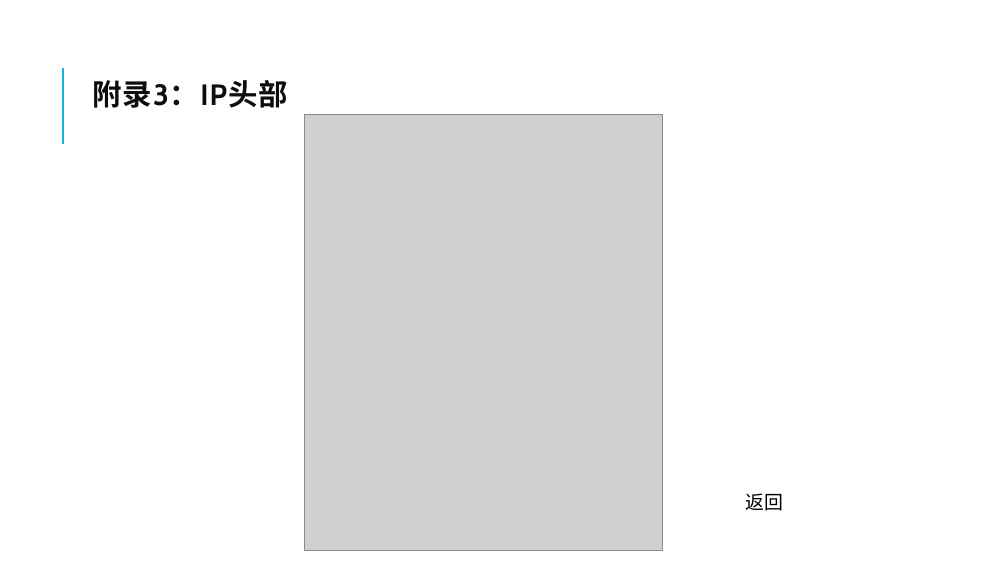
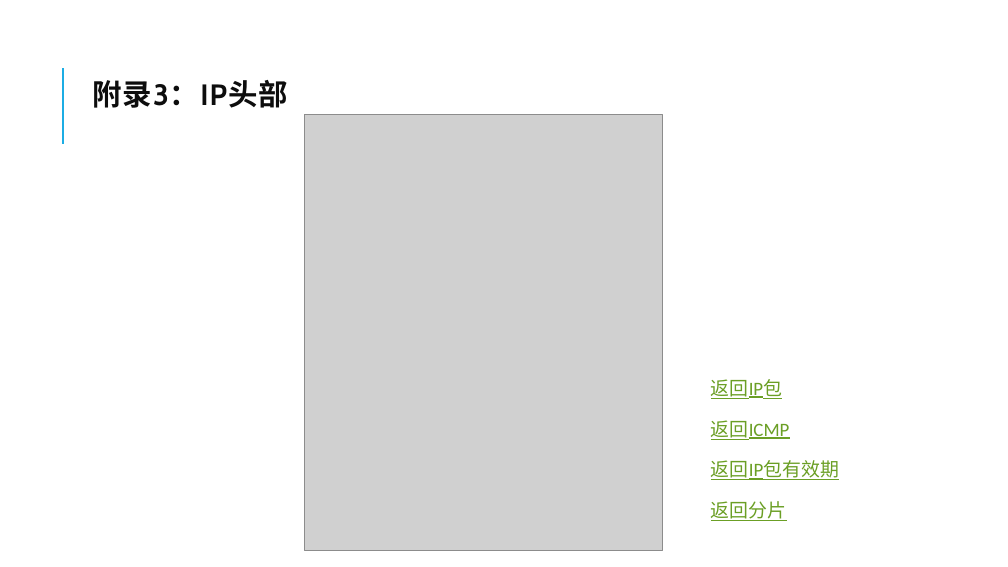
Before and after one commit to sleepingWhiteFish/CAGST, a slide deck: slide 62 of 网络是怎样连接的.pptx (slide 67 before the commit). Drawn at 1008x567 pixels with LibreOffice and Linux fonts; fonts in the diff are those of the drawing; grey boxes stand for pictures. Boxes give left, top, right and bottom in pixels: in the first picture for what was removed or moved away, otherwise in the second. Text is boxed around its words. In the diff, an @@ line names an element or a change of style, - is before the commit and + after.

```diff
--- a/网络是怎样连接的.pptx
+++ b/网络是怎样连接的.pptx
@@ text at bbox=[711, 379, 782, 399]: text changed; text colour #000000 to #6B9F25 @@
-返回
+返回IP包
@@ text added at bbox=[711, 420, 789, 440], 18 pt, text #6B9F25, underline @@
+返回ICMP
@@ text added at bbox=[711, 460, 839, 480], 18 pt, text #6B9F25, underline @@
+返回IP包有效期
@@ text added at bbox=[711, 501, 787, 521], 18 pt, text #6B9F25, underline @@
+返回分片
```
Also in this commit, not shown: 21 other slides changed, 6 slides added, 11 slides removed.
